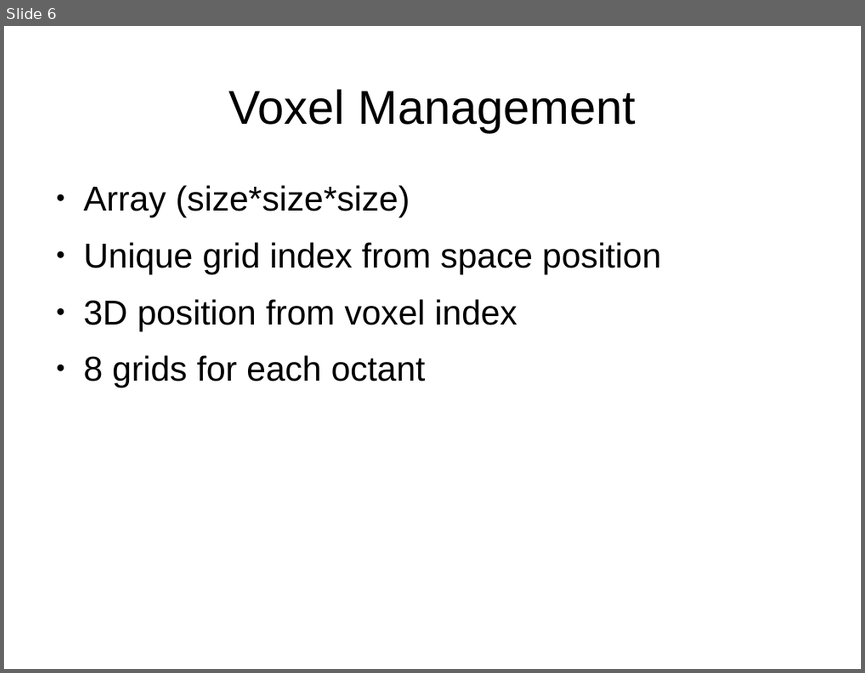
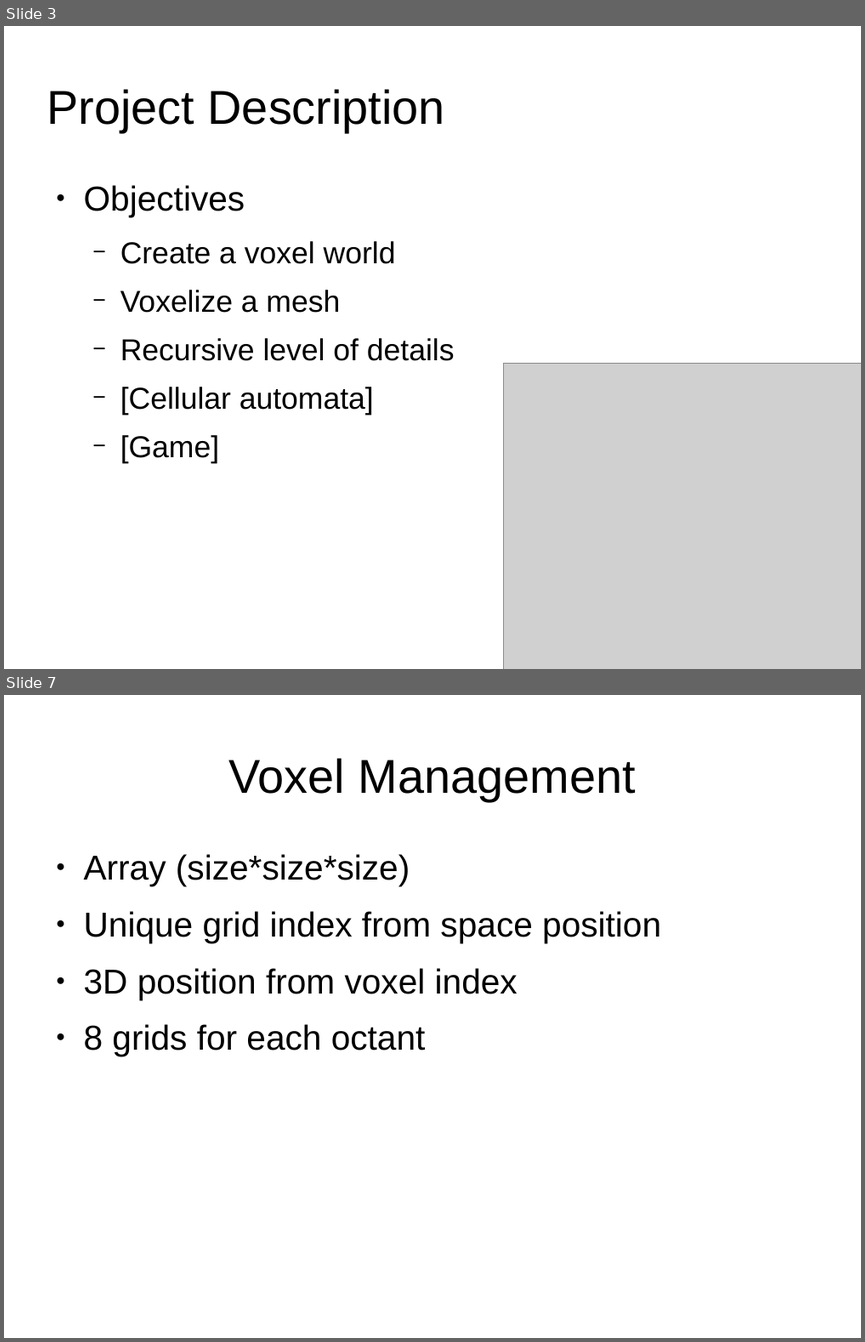
Before and after one commit to leon196/Voxel, a slide deck: docs/Presentation.odp. Shown one above the other, each under a label of ours: slide 6 before the commit, slides 3 and 7 after it; the slides between them are not shown. The pictures are 865x673 and 865x1342 pixels, drawn with LibreOffice and Linux fonts; fonts in the diff are those of the drawing; grey boxes stand for pictures. Boxes give left, top, right and bottom in pixels: in the first picture for what was removed or moved away, otherwise in the second. Text is boxed around its words. In the diff, an @@ line names an element or a change of style, - is before the commit and + after.

```diff
--- a/docs/Presentation.odp
+++ b/docs/Presentation.odp
@@ slide 3 added at box(4, 26, 861, 669), background #FFFFFF @@
@@ title added at box(46, 89, 445, 132), 44 pt, text #000000 @@
+Project Description
@@ text added at box(84, 185, 454, 463), 28 pt, text #000000 @@
+● Objectives
+  − Create a voxel world
+  − Voxelize a mesh
+  − Recursive level of details
+  − [Cellular automata]
+  − [Game]
@@ picture added at box(503, 363, 861, 669) @@
@@ what was slide 6 is now slide 7 @@
```
Also in this commit, not shown: 3 slides changed, 2 other slides added, 2 slides removed, 1 other file.
